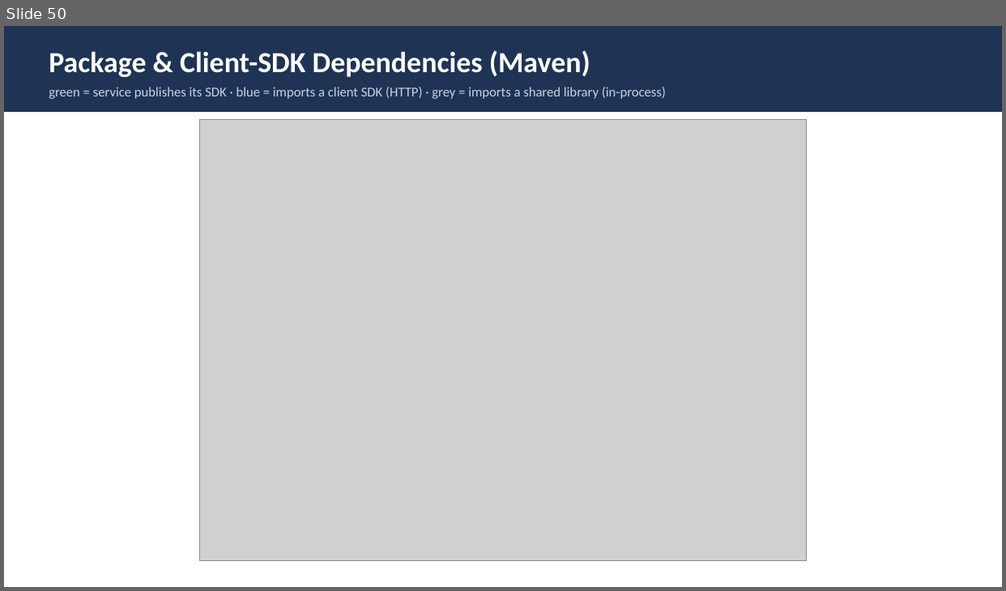
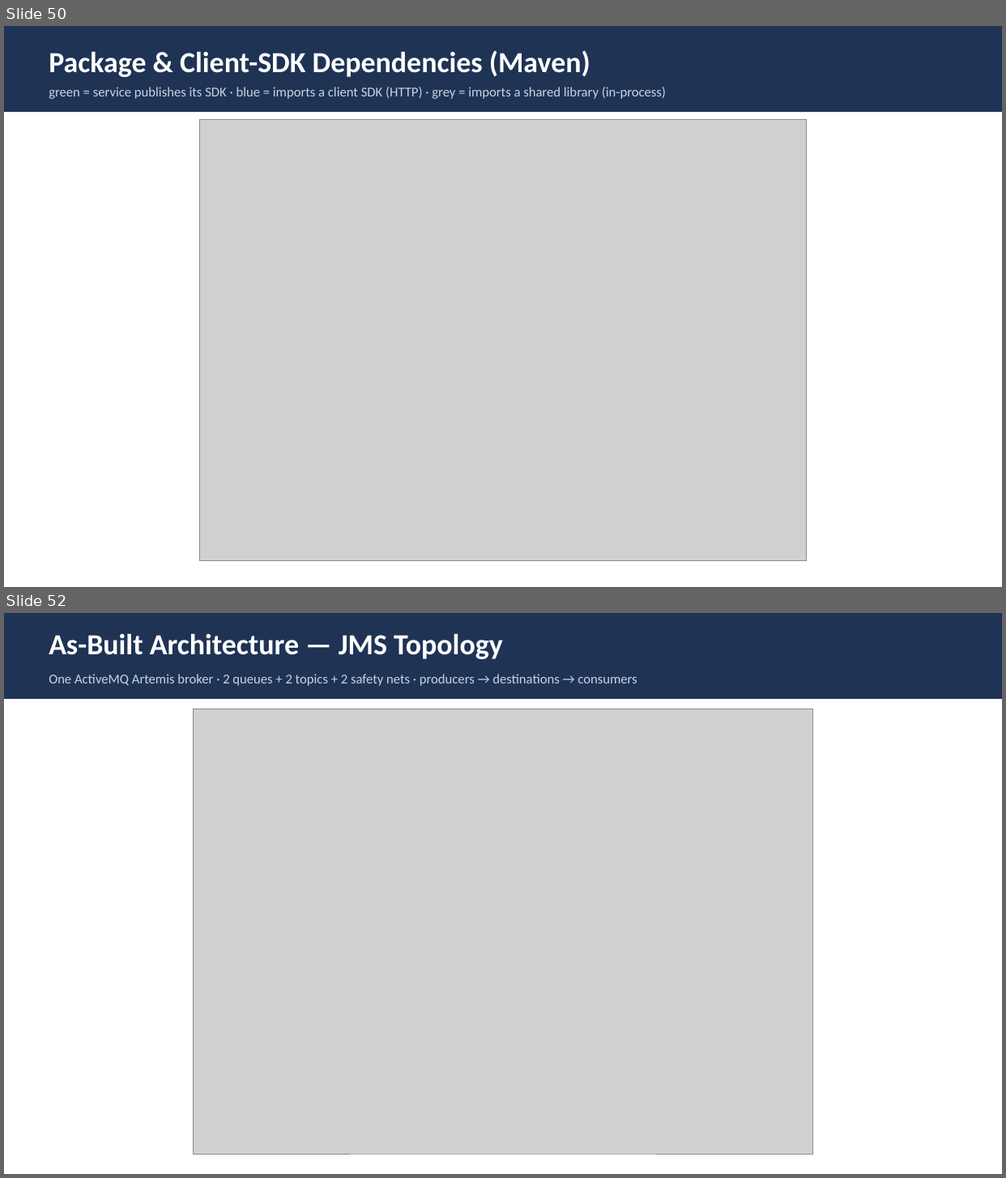
Before and after one commit to Vishak-94/pet-store, a slide deck: docs/PetStore_Architecture_LLD.pptx. Shown one above the other, each under a label of ours: slide 50 before the commit, slides 50 and 52 after it; the slides between them are not shown. The pictures are 1006x591 and 1006x1178 pixels, drawn with LibreOffice and Linux fonts; fonts in the diff are those of the drawing; grey boxes stand for pictures. Boxes give left, top, right and bottom in pixels: in the first picture for what was removed or moved away, otherwise in the second. Text is boxed around its words. In the diff, an @@ line names an element or a change of style, - is before the commit and + after.

```diff
--- a/docs/PetStore_Architecture_LLD.pptx
+++ b/docs/PetStore_Architecture_LLD.pptx
@@ slide 52 added at [4,613,1002,1174], background #FFFFFF @@
@@ rectangle added at [4,613,1002,699], fill #1F3355 @@
@@ text added at [49,633,503,659], 28 pt, text #FFFFFF, bold @@
+As-Built Architecture — JMS Topology
@@ text added at [49,674,637,686], 13 pt, text #C5D3E6 @@
+One ActiveMQ Artemis broker · 2 queues + 2 topics + 2 safety nets · producers → destinations → consumers
@@ picture added at [193,709,813,1154] @@
```
Also in this commit, not shown: 2 other slides added, 18 other files.
